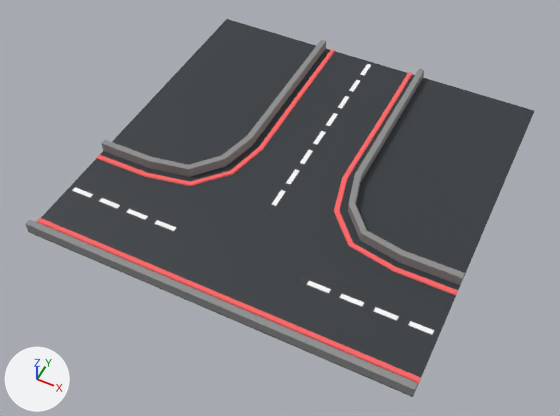
The glTF model models/standard-map/kartkids_base_trk_150_jct_tjunction_3x3.gltf as it was, and as the next commit left it.
Both versions are drawn from a 50 mm lens placed at (18.1, -39.7, 43.9), pointed at (-0.2, -3.1, -1.9). The axes (+X, +Y, +Z) are drawn at lower left. The lights are the same throughout. The older version comes first. Vertices at exactly the same position are counted once.

The first picture shows 'kartkids_base_trk_150_jct_tjunction_3x3', 'kartkids_base_trk_150_jct_tjunction_3x3.001', 'kartkids_base_trk_150_jct_tjunction_3x3.002', 'kartkids_base_trk_150_jct_tjunction_3x3.003', 'kartkids_base_trk_150_jct_tjunction_3x3.004'.
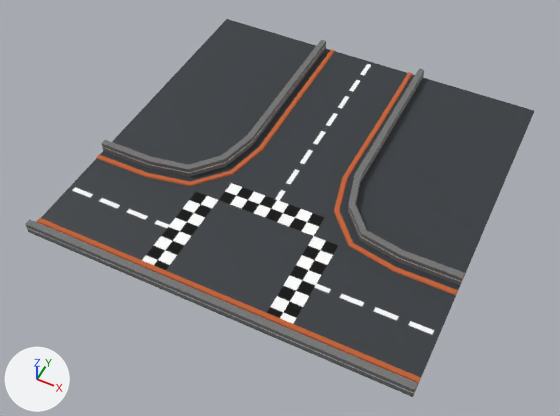
Changed parts and their boxes [x1, y1, x2, y2] in the pictures (560 x 416 px):
'kartkids_base_trk_150_jct_tjunction_3x3', surface changed: [35, 45, 466, 397] in both
'kartkids_base_trk_150_jct_tjunction_3x3.001', surface changed, recoloured: [102, 39, 465, 285] in both
'kartkids_base_trk_150_jct_tjunction_3x3.003', surface changed, recoloured: [26, 219, 418, 396] in both
'kartkids_base_trk_150_jct_tjunction_3x3.004', surface changed: [96, 49, 458, 295] in both
'kartkids_base_trk_150_jct_tjunction_3x3.002', surface changed: [37, 218, 421, 384] in both
part 1 of me_cube_043, recoloured: [142, 183, 339, 324] in both

The change, as a list of edits to the scene's bpy script:
```text
Add img_trim_basecolor:
    img_trim_basecolor = load_image('TRIM_BaseColor', 'textures/TRIM_BaseColor.png', 4096, 4096, 'sRGB')
Add img_trim_emissive:
    img_trim_emissive = load_image('TRIM_Emissive', 'textures/TRIM_Emissive.png', 4096, 4096, 'sRGB')
Add img_trim_occlusionroughnessmetallic_trim_occlusionroughnessmetallic_png:
    img_trim_occlusionroughnessmetallic_trim_occlusionroughnessmetallic_png = load_image('TRIM_OcclusionRoughnessMetallic-TRIM_OcclusionRoughnessMetallic.png', 'textures/TRIM_OcclusionRoughnessMetallic-TRIM_OcclusionRoughnessMetallic.png.png', 4096, 4096, 'Non-Color')
Change mat_rubber:
    remove # nodes: BsdfPrincipled, OutputMaterial
    remove # colours: red #ff6a6a
    nodes: BsdfPrincipled, OutputMaterial, SeparateColor, TexImage x3
    uses the picture img_trim_basecolor
    uses the picture img_trim_emissive
    uses the picture img_trim_occlusionroughnessmetallic_trim_occlusionroughnessmetallic_png
Change me_cube_043:
    where me_cube_043.from_pydata(...)  # 200 vertices, 540 faces; spans x -15.0..15.0, y -15.0..15.0, z 0.0..0.1
    used by ob_kartkids_base_trk_150_jct_tjunction_3x3; location = (0.0, 0.0, 0.0)
    me_cube_043 part 1: 12 faces spanning x -6.0..6.0, y -14.0..-4.0, z 0.1 switch from mat_asphalt to mat_rubber
Change me_cube_045:
    where me_cube_045.from_pydata(...)  # 80 vertices, 116 faces; spans x -15.0..15.0, y -6.4..15.0, z 0.1..0.2
    used by ob_kartkids_base_trk_150_jct_tjunction_3x3_004; location = (0.0, 0.0, 0.0)
    me_cube_045 part 2: texture (UV) coordinates of 116 of 116 faces, centred in x -15.0..15.0, y -6.4..15.0, z 0.1..0.2, changed; they spanned u 0.38..0.75, v 0.38..0.88 and now span u 0.23..11.56, v 0.03..1.0
Change me_cube_046:
    where me_cube_046.from_pydata(...)  # 80 vertices, 116 faces; spans x -15.0..15.0, y -5.5..15.0, z 0.1..0.9
    remove me_cube_046.materials.append(mat_concrete)  # grey #909090
    add me_cube_046.materials.append(mat_rubber)
Change me_cube_074:
    where me_cube_074.from_pydata(...)  # 8 vertices, 10 faces; spans x -15.0..15.0, y -15.0..-14.5, z 0.1..0.9
    used by ob_kartkids_base_trk_150_jct_tjunction_3x3_003; location = (0.0, 0.0, 0.0)
    remove me_cube_074.materials.append(mat_concrete)  # grey #909090
    me_cube_074 part 3: texture (UV) coordinates of 10 of 10 faces, centred in x -15.0..15.0, y -15.0..-14.5, z 0.4..0.9, changed; they spanned u 0.38..0.75, v 0.38..0.88 and now span u 0.0..9.41, v 0.0..3.83
    add me_cube_074.materials.append(mat_rubber)
Change me_cube_075:
    where me_cube_075.from_pydata(...)  # 8 vertices, 10 faces; spans x -15.0..15.0, y -14.0..-13.6, z 0.1..0.2
    used by ob_kartkids_base_trk_150_jct_tjunction_3x3_002; location = (0.0, 0.0, 0.0)
    me_cube_075 part 4: texture (UV) coordinates of 10 of 10 faces, centred in x -15.0..15.0, y -14.0..-13.6, z 0.1..0.2, changed; they spanned u 0.38..0.75, v 0.38..0.88 and now span u 0.0..11.62, v 0.0..1.0
```
